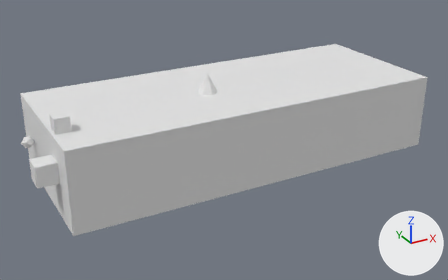
Two versions of the glTF model public/Objects/object01_high.glb, one commit apart.
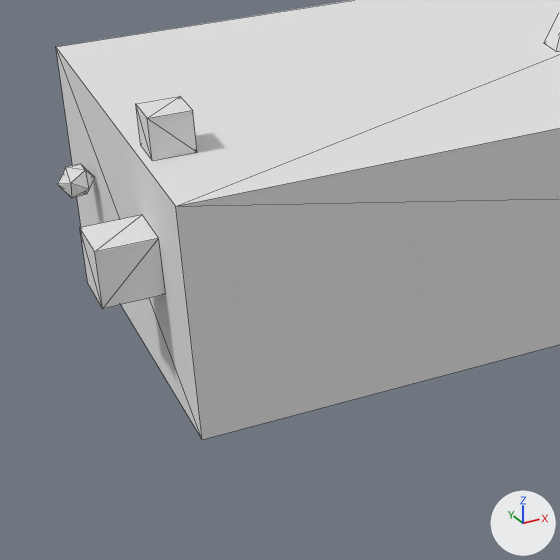
Old and new are each drawn whole from a 50 mm lens placed at (-3.83, -6.76, 3.12), pointed at (-0.13, -0.04, -0.24) and again close up on the part from 0% to 45% of the width and 27% to 100% of the height. The lights are fixed; the arrows at lower right show +X, +Y and +Z. The last two pictures show the newer version. The close-ups show mesh edges as thin lines. Vertices at exactly the same position are counted once.

Names of what the first close-up shows: 'object01_high'.
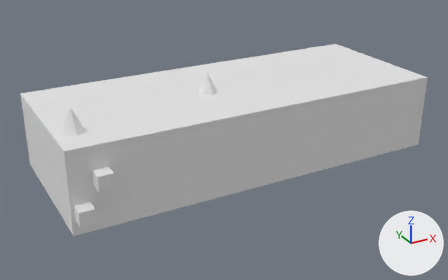
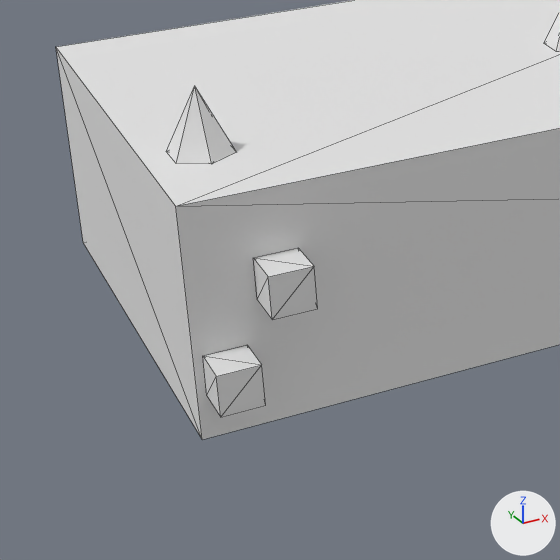
What changed in the scene script:
```text
Change me_cube_006:
    used by ob_object01_high; location = (0.0, 0.0, 0.0)
    verts and faces of me_cube_006; kept vertices keep their numbers, new ones are numbered from 81
    before: 8 (-2.46, -0.54, 0.5) at pixel (152, 160), 9 (-2.46, -0.54, 0.68) at pixel (147, 118), 10 (-2.46, -0.36, 0.5) at pixel (140, 145), 11 (-2.46, -0.36, 0.68) at pixel (135, 103), 12 (-2.29, -0.54, 0.5) at pixel (197, 152)
    before: 13 (-2.29, -0.54, 0.68) at pixel (192, 110), 14 (-2.29, -0.36, 0.5), 15 (-2.29, -0.36, 0.68) at pixel (180, 96)
    remove me_cube_006.from_pydata(...)  # 81 vertices, 126 faces; spans x -2.75..2.69, y -1.0..1.17, z -0.73..0.76
    add me_cube_006.from_pydata(...)  # 115 vertices, 178 faces; spans x -2.5..2.69, y -1.18..1.25, z -0.74..0.78
    me_cube_006 part 1: a new loose piece, a 6-sided cone pointing to +z spanning x -2.39..-2.15, y -0.68..-0.41, z 0.5..0.78, in mat_mat_object01_high (white #e5e5e5)
    me_cube_006 part 2: a new loose piece, a box spanning x -2.23..-2.05, y -1.18..-1.0, z 0.05..0.22, in mat_mat_object01_high (white #e5e5e5)
    me_cube_006 part 3: the loose piece of 12 vertices spanning x -2.66..-2.5, y 0.41..0.55, z -0.03..0.12 is deleted
    me_cube_006 part 4: the loose piece of 8 vertices spanning x -2.75..-2.5, y -0.66..-0.41, z -0.02..0.22 is deleted
    me_cube_006 part 5
    add verts[8] = (-2.46, -1.0, -0.31)  # moved, pixel (206, 395)
    add verts[12] = (-2.29, -1.0, -0.31)  # moved
    add verts[9] = (-2.46, -1.18, -0.31)  # moved, pixel (220, 417)
    add verts[13] = (-2.29, -1.18, -0.31)  # moved, pixel (265, 405)
    add verts[10] = (-2.46, -1.0, -0.14)  # moved, pixel (202, 355)
    add verts[14] = (-2.29, -1.0, -0.14)  # moved, pixel (247, 344)
    add verts[11] = (-2.46, -1.18, -0.14)  # moved, pixel (216, 376)
    add verts[15] = (-2.29, -1.18, -0.14)  # moved, pixel (261, 364)
    other edits to the shape of me_cube_006 do not show in these pictures
```

Location of each change, (x1, y1, x2, y2) in pixels of the close-ups (560 x 560 px; the box of a moved part takes in the faces that stretch with it):
part 1 of me_cube_006, added: after (166, 86, 236, 164)
part 2 of me_cube_006, added: after (253, 248, 318, 319)
part 3 of me_cube_006, deleted: before (57, 164, 95, 198)
part 4 of me_cube_006, deleted: before (80, 215, 165, 309)
part 5 of me_cube_006, moved or reshaped: before (136, 96, 197, 161); after (203, 345, 266, 417)
